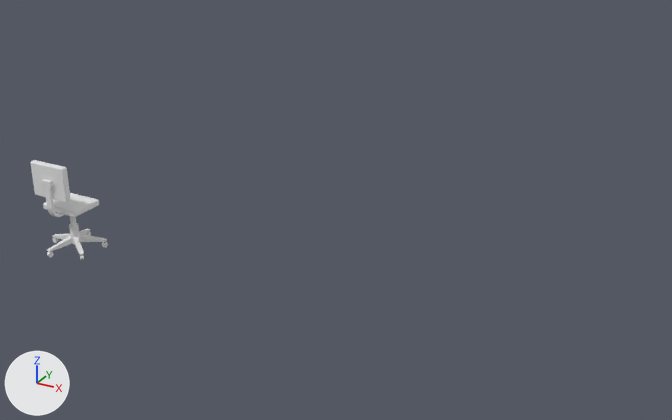
The FBX model Showcase/Assets/OfficeAndWaitingArea/Models/ChairBoss_LowBevel.FBX, before and after one commit.
Both versions are drawn from a 50 mm camera at (6.85, -6.62, 4.44) aimed at (2.5, 1.29, 0.48). The lights are fixed; the arrows at lower left show +X, +Y and +Z.

Before the edit, the objects in view are built like this:
```python
me_mesh = bpy.data.meshes.new('Mesh')
me_mesh.from_pydata(...)  # 694 vertices, 1280 faces; spans x -13.2..11.0, y -12.8..12.6, z 0.0..41.4
ob_chairboss = bpy.data.objects.new('ChairBoss', me_mesh)
ob_chairboss.location = (0.0, 0.0, 0.0)
ob_chairboss.scale = (0.0254, 0.0254, 0.0254)
```
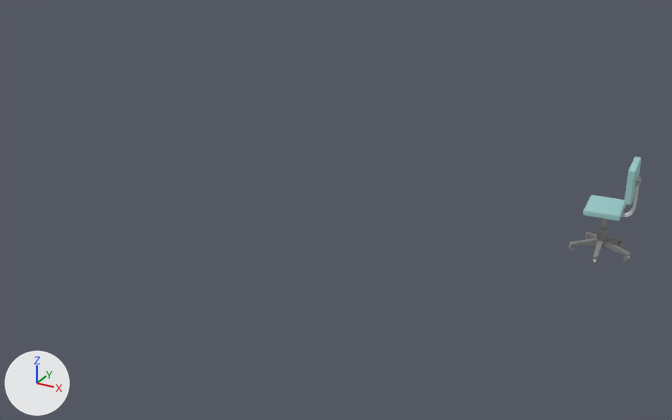
Diff of the bpy script that builds the scene:
```diff
--- a/Showcase/Assets/OfficeAndWaitingArea/Models/ChairBoss_LowBevel.FBX.py
+++ b/Showcase/Assets/OfficeAndWaitingArea/Models/ChairBoss_LowBevel.FBX.py
@@ img_office_breakroom_textures_png @@
+img_office_breakroom_textures_png = load_image('Office_Breakroom_Textures.png', '../Textures/Office_Breakroom_Textures.png', 512, 512, 'sRGB')
@@ mat_m_texture_1 @@
+mat_m_texture_1 = principled_material('M_Texture_1')
+mat_m_texture_1.texture = img_office_breakroom_textures_png
+mat_m_texture_1.roughness = 0.859
@@ me_mesh @@
 # used by ob_chairboss; location = (0.0, 0.0, 0.0); scale = (0.0254, 0.0254, 0.0254)
-me_mesh.from_pydata(...)  # 694 vertices, 1280 faces; spans x -13.2..11.0, y -12.8..12.6, z 0.0..41.4
+me_mesh.from_pydata(...)  # 692 vertices, 1276 faces; spans x -13.2..11.0, y -12.8..12.6, z 0.0..41.4
+# me_mesh part 1: 1256 faces spanning x -13.2..11.0, y -12.8..12.6, z 0.0..41.4 switch from no material to mat_m_texture_1 (picture img_office_breakroom_textures_png)
@@ ob_chairboss @@
 ob_chairboss = bpy.data.objects.new('ChairBoss', me_mesh)
-ob_chairboss.location = (0.0, 0.0, 0.0)
-ob_chairboss.scale = (0.0254, 0.0254, 0.0254)
+ob_chairboss.parent = ob_office
+ob_chairboss.location = (19.24, -4.869, -10.94)
+ob_chairboss.rotation_euler = (0.0, 0.0, 1.65)  # degrees (0, 0, 95)
@@ ob_office @@
+ob_office = bpy.data.objects.new('Office', None)
+ob_office.location = (4.5, 2.77, 0.278)
+ob_office.scale = (0.0254, 0.0254, 0.0254)
```

Changed parts and their boxes [x1, y1, x2, y2] in the pictures (672 x 420 px):
'ChairBoss', reshaped, moved, turned, rescaled: before [31, 160, 108, 260]; after [569, 157, 641, 264]
